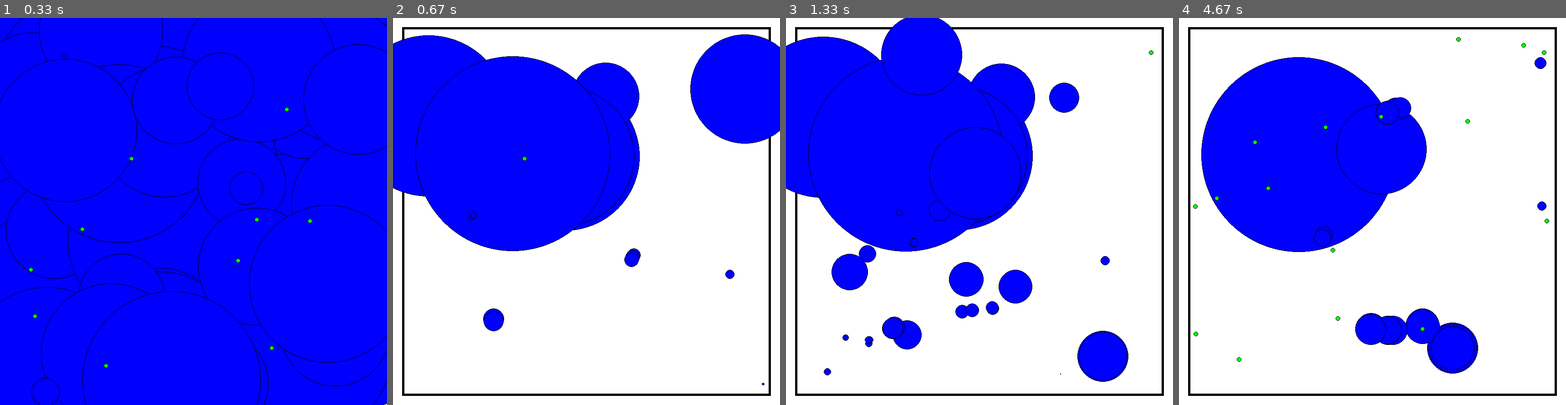
Above: before the commit, frames 1-4 (left to right).
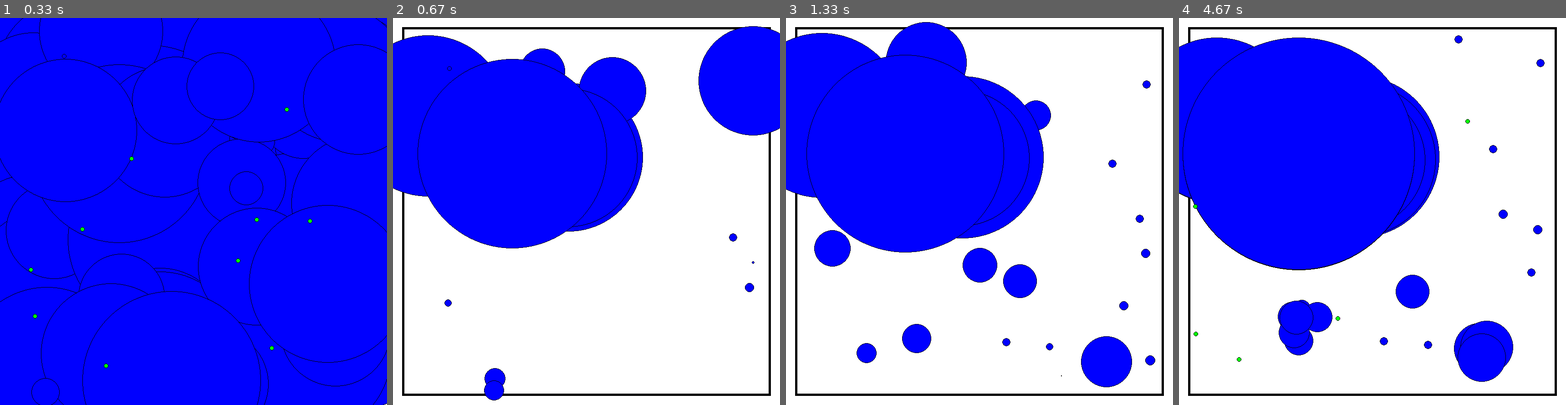
Above: after the commit, the same moments.

Repository: LeoBasov/live-sim
Game: pygame game, started from app/gui_pygame/main.py
The game is run twice, just before and just after one commit, with the same random seed, the same clock (stepped at 60 frames per second) and the same inputs.
Inputs:
- Up to frame 1 (0.33 s): no input
- Up to frame 2 (0.67 s): tap Space at 0.33 s
- Up to frame 3 (1.33 s): tap R at 0.67 s; tap Space at 1 s
- Up to frame 4 (4.67 s): tap Space at 1.4, 1.7, 1.9, 2.23, 2.53, 2.73, 3.03, 3.3, 3.63, 3.93, 4.07, 4.47 s

Frame 1 is identical in both runs. In frame 2, 4.0% of the frame differs, in the area x 0-100%, y 2-99%; in frame 3, 8.7%; in frame 4, 17%, in the area x 0-96%, y 4-94%.

Commit message:
Added size as distance for eating.

Diff:
--- a/live_sim/creature.py
+++ b/live_sim/creature.py
@@ -126,12 +126,12 @@
 		elif dist_food[1] != None and dist_enemy[1] == None:
 			self._get_food(dist_food[1])
 
-			if(dist_food[0] < 0.5*self.speed):
+			if(dist_food[0] < 0.5*self.size):
 				self._eat(dist_food[1])
 		elif (dist_food[1] == None and dist_enemy[1] != None) and (self.size > 1.2*dist_enemy[1].size):
 			self._get_food(dist_enemy[1])
 
-			if(dist_enemy[0] < 0.5*self.speed):
+			if(dist_enemy[0] < 0.5*self.size):
 				self.energy += dist_enemy[1].energy
 				dist_enemy[1].state = Dead()
 
@@ -141,13 +141,13 @@
 		elif (dist_food[1].energy > dist_enemy[1].energy) or (self.size < 1.2*dist_enemy[1].size):
 			self._get_food(dist_food[1])
 
-			if(dist_food[0] < 0.5*self.speed):
+			if(dist_food[0] < 0.5*self.size):
 				self._eat(dist_food[1])
 
 		elif (dist_food[1].energy < dist_enemy[1].energy) and (self.size > 1.2*dist_enemy[1].size):
 			self._get_food(dist_enemy[1])
 
-			if(dist_enemy[0] < 0.5*self.speed):
+			if(dist_enemy[0] < 0.5*self.size):
 				self.energy += dist_enemy[1].energy
 				dist_enemy[1].state = Dead()
 
